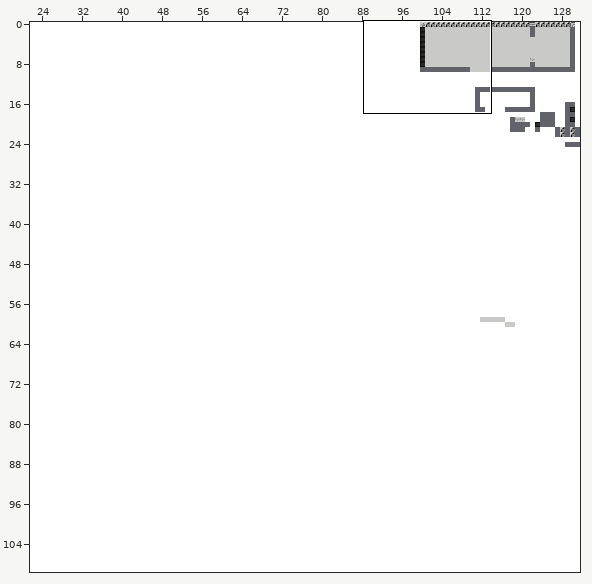
Level history. Tiled map: CSLO/data/maps/Map1.tmx. The picture above shows the old version from afar; the outline marks the close-up.
Close-up. Before:
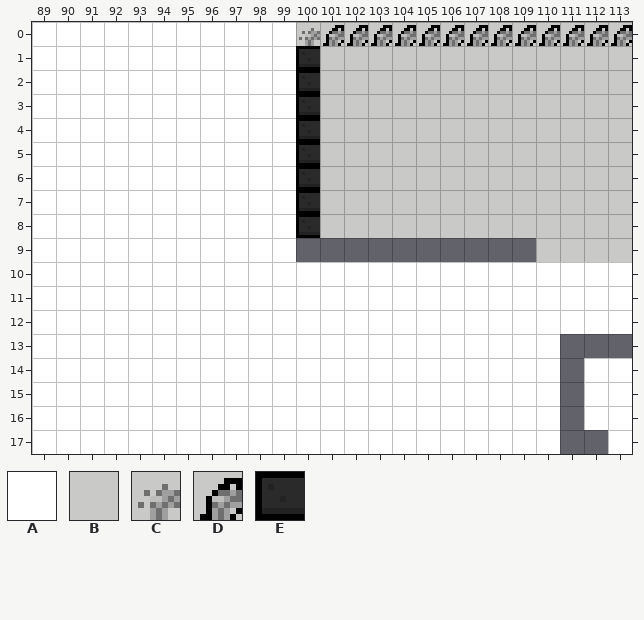
Cells are 8x8 px. Shown: x 89..113, y 0..17. The commit also changed other parts of the map, which this record leaves out.
Key: from "Tileset": A 1, B 3, C 4, D 5, E 84.
_ is an empty cell.
Layer "base" before, first column x 89:
 0 AAAAAAAAAAACDDDDDDDDDDDDD
 1 AAAAAAAAAAAEBBBBBBBBBBBBB
 2 AAAAAAAAAAAEBBBBBBBBBBBBB
 3 AAAAAAAAAAAEBBBBBBBBBBBBB
 4 AAAAAAAAAAAEBBBBBBBBBBBBB
 5 AAAAAAAAAAAEBBBBBBBBBBBBB
 6 AAAAAAAAAAAEBBBBBBBBBBBBB
 7 AAAAAAAAAAAEBBBBBBBBBBBBB
 8 AAAAAAAAAAAEBBBBBBBBBBBBB
 9 AAAAAAAAAAA__________BBBB
10 AAAAAAAAAAAAAAAAAAAAAAAAA
11 AAAAAAAAAAAAAAAAAAAAAAAAA
12 AAAAAAAAAAAAAAAAAAAAAAAAA
13 AAAAAAAAAAAAAAAAAAAAAA___
14 AAAAAAAAAAAAAAAAAAAAAA_AA
15 AAAAAAAAAAAAAAAAAAAAAA_AA
16 AAAAAAAAAAAAAAAAAAAAAA_AA
17 AAAAAAAAAAAAAAAAAAAAAA__A
The result:
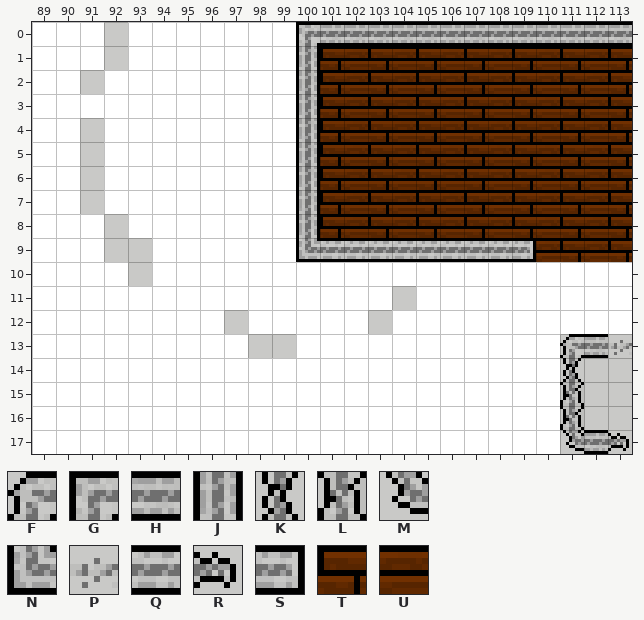
Further tiles: from "Tileset": F 6, G 7, H 11, J 19, K 25, L 26, M 29, N 31, P 32, Q 35, R 53, S 55, T 80, U 81.
Edits made:
Layer "base":
y 0: x 92 A -> B; x 100..113 CDDDDDDDDDDDDD -> GHHHHHHHHHHHHH
y 1: x 92 A -> B; x 100..113 EBBBBBBBBBBBBB -> JTUTUTUTUTUTUT
y 2: x 91 A -> B; x 100..113 EBBBBBBBBBBBBB -> JTUTUTUTUTUTUT
y 3: x 100..113 EBBBBBBBBBBBBB -> JTUTUTUTUTUTUT
y 4..7: x 91 A -> B; x 100..113 EBBBBBBBBBBBBB -> JTUTUTUTUTUTUT
y 8: x 92 A -> B; x 100..113 EBBBBBBBBBBBBB -> JTUTUTUTUTUTUT
y 9: x 92..93 AA -> BB; x 100..113 __________BBBB -> NQQQQQQQQSUTUT
y 10: x 93 A -> B
y 11: x 104 A -> B
y 12: x 97 A -> B; x 103 A -> B
y 13: x 98..99 AA -> BB; x 111..113 ___ -> FHP
y 14: x 111..113 _AA -> KBB
y 15..16: x 111..113 _AA -> LBB
y 17: x 111..113 __A -> MHR
